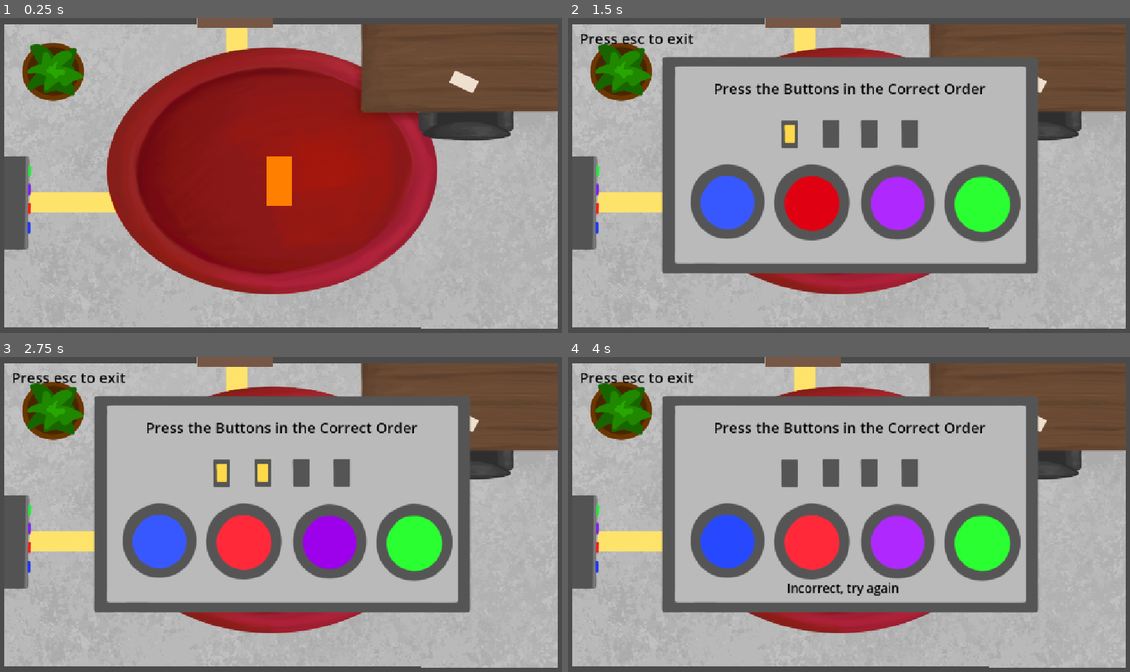
Above: before the commit, frames 1-4 (two rows, left to right).
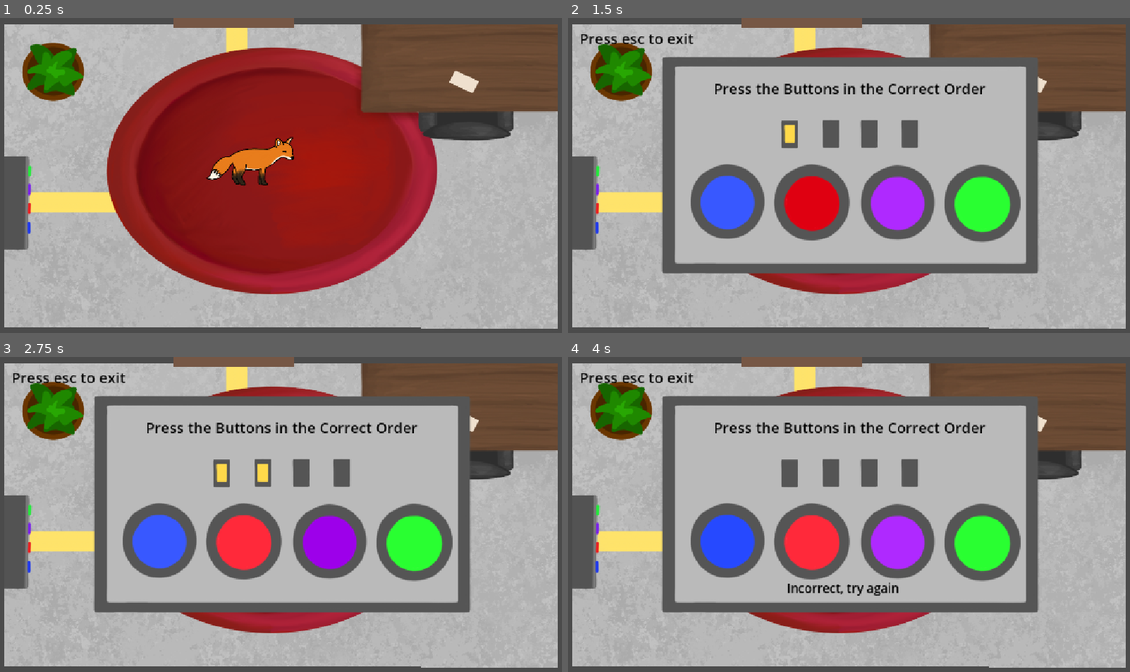
Above: after the commit, the same moments.

Repository: sahananarahari/escape-game
Game: Godot game, scene res://scenes/room_1.tscn
Same seed, same stepped clock (60 frames per second), same inputs: the game is played once before the commit and once after it.
Inputs (mouse positions are in pixels of both pictures, inside the frame that each line leads up to):
- Up to frame 1 (0.25 s): no input
- Up to frame 2 (1.5 s): click (584, 200) at 0.5 s; click (809, 203) at 1.25 s
- Up to frame 3 (2.75 s): click (331, 539) at 2 s
- Up to frame 4 (4 s): click (983, 542) at 2.75 s; click (725, 539) at 3.5 s

The runs differ from the first frame. In frame 1, 1.9% of the frame differs, in the area x 30-53%, y 0-60%; in frame 2, 0.3%; in frame 3, 0.3%; in frame 4, 0.3%.

Commit message:
added a character sprite

Diff:
--- a/scenes/room_1.tscn
+++ b/scenes/room_1.tscn
@@ -1,7 +1,7 @@
 [gd_scene format=3 uid="uid://bxmoo1t5fj7pt"]
 
-[ext_resource type="Texture2D" uid="uid://cedglt4qe2et1" path="res://assets/orange_box.png" id="1_0tsjr"]
 [ext_resource type="Script" uid="uid://6ihl1mtv0t82" path="res://scripts/character.gd" id="1_vu5en"]
+[ext_resource type="Texture2D" uid="uid://bjrbuw8bg0y13" path="res://assets/Character_Sprite.png" id="2_hvue4"]
 [ext_resource type="Texture2D" uid="uid://basg0k74h733i" path="res://assets/background1.PNG" id="3_fa2c2"]
 [ext_resource type="Texture2D" uid="uid://cku3edy6dfo3y" path="res://assets/dark_gray_borders.png" id="4_xhekj"]
 [ext_resource type="Texture2D" uid="uid://c4owws1kmdo51" path="res://assets/brown_square_door.jpg" id="5_irjyx"]
@@ -25,7 +25,7 @@
 [ext_resource type="Texture2D" uid="uid://cdma1y061lpvh" path="res://assets/clue.PNG" id="23_hvue4"]
 
 [sub_resource type="RectangleShape2D" id="RectangleShape2D_vu5en"]
-size = Vector2(57, 104)
+size = Vector2(174.5, 104)
 
 [sub_resource type="CircleShape2D" id="CircleShape2D_x40io"]
 radius = 64.28063
@@ -40,13 +40,13 @@
 size = Vector2(86, 726.23315)
 
 [sub_resource type="RectangleShape2D" id="RectangleShape2D_xhekj"]
-size = Vector2(86, 1001.98865)
+size = Vector2(86, 904.07605)
 
 [sub_resource type="RectangleShape2D" id="RectangleShape2D_irjyx"]
-size = Vector2(81.00006, 1504.9332)
+size = Vector2(81.00006, 1420.8542)
 
 [sub_resource type="RectangleShape2D" id="RectangleShape2D_ydasa"]
-size = Vector2(157, 30)
+size = Vector2(238, 30)
 
 [sub_resource type="RectangleShape2D" id="RectangleShape2D_3nhrv"]
 size = Vector2(61, 191)
@@ -69,7 +69,7 @@
 "
 
 [sub_resource type="RectangleShape2D" id="RectangleShape2D_jrn08"]
-size = Vector2(165, 51)
+size = Vector2(236, 51)
 
 [node name="room1" type="Node2D" unique_id=2060643758]
 
@@ -78,12 +78,12 @@
 script = ExtResource("1_vu5en")
 
 [node name="Sprite2D" type="Sprite2D" parent="Character" unique_id=724384534]
-position = Vector2(-0.9999924, 1.5258789e-05)
-scale = Vector2(0.24429224, 0.3361204)
-texture = ExtResource("1_0tsjr")
+position = Vector2(-56.04075, -47.878757)
+scale = Vector2(1.0136955, 0.88645107)
+texture = ExtResource("2_hvue4")
 
 [node name="CollisionShape2D" type="CollisionShape2D" parent="Character" unique_id=358054858]
-position = Vector2(-1, 0)
+position = Vector2(-59, -40)
 shape = SubResource("RectangleShape2D_vu5en")
 
 [node name="background" type="Sprite2D" parent="." unique_id=1316038815]
@@ -157,12 +157,12 @@
 scale = Vector2(1, 0.4801221)
 
 [node name="CollisionShape2D" type="CollisionShape2D" parent="walls/wall3" unique_id=597795685]
-position = Vector2(-0.99993896, 376.00687)
+position = Vector2(-0.99993896, 424.9631)
 shape = SubResource("RectangleShape2D_xhekj")
 
 [node name="Sprite2D" type="Sprite2D" parent="walls/wall3" unique_id=1177303811]
-position = Vector2(1.8213431, 375.99725)
-scale = Vector2(0.23358208, 1.6493897)
+position = Vector2(1.8213431, 424.88712)
+scale = Vector2(0.23358208, 1.4856046)
 texture = ExtResource("4_xhekj")
 
 [node name="wall5" type="StaticBody2D" parent="walls" unique_id=1892420397]
@@ -171,12 +171,12 @@
 scale = Vector2(1, 0.44006103)
 
 [node name="CollisionShape2D" type="CollisionShape2D" parent="walls/wall5" unique_id=1902571962]
-position = Vector2(2.0000038, 123.00867)
+position = Vector2(2.0000057, 165.04834)
 shape = SubResource("RectangleShape2D_irjyx")
 
 [node name="Sprite2D" type="Sprite2D" parent="walls/wall5" unique_id=1619817688]
-position = Vector2(1.8213431, 119.844955)
-scale = Vector2(0.23358208, 2.5075216)
+position = Vector2(1.8213431, 168.67368)
+scale = Vector2(0.23358208, 2.3439412)
 texture = ExtResource("4_xhekj")
 
 [node name="door" type="Node2D" parent="." unique_id=1839758297]
@@ -186,12 +186,12 @@
 position = Vector2(477, -95)
 
 [node name="CollisionShape2D" type="CollisionShape2D" parent="door/StaticBody2D" unique_id=1882055702]
-position = Vector2(-121, -3)
+position = Vector2(-122, -3)
 shape = SubResource("RectangleShape2D_ydasa")
 
 [node name="Sprite2D" type="Sprite2D" parent="door/StaticBody2D" unique_id=1491969446]
-position = Vector2(-116, -1)
-scale = Vector2(0.6567797, 0.0823389)
+position = Vector2(-118.5, -1)
+scale = Vector2(1.0466104, 0.0823389)
 texture = ExtResource("5_irjyx")
 
 [node name="puzzle1transport" type="Node2D" parent="." unique_id=137919645]
@@ -380,7 +380,7 @@
 script = SubResource("GDScript_wy464")
 
 [node name="CollisionShape2D" type="CollisionShape2D" parent="next_level" unique_id=549733317]
-position = Vector2(-456, -157)
+position = Vector2(-458, -157)
 shape = SubResource("RectangleShape2D_jrn08")
 
 [connection signal="pressed" from="puzzle1transport/StaticBody2D/puzzleInteraction" to="puzzle1transport" method="_on_texture_button_pressed"]
Binary file added: assets/Character_Sprite.png
Not shown, added: assets/Character_Sprite.png.import
